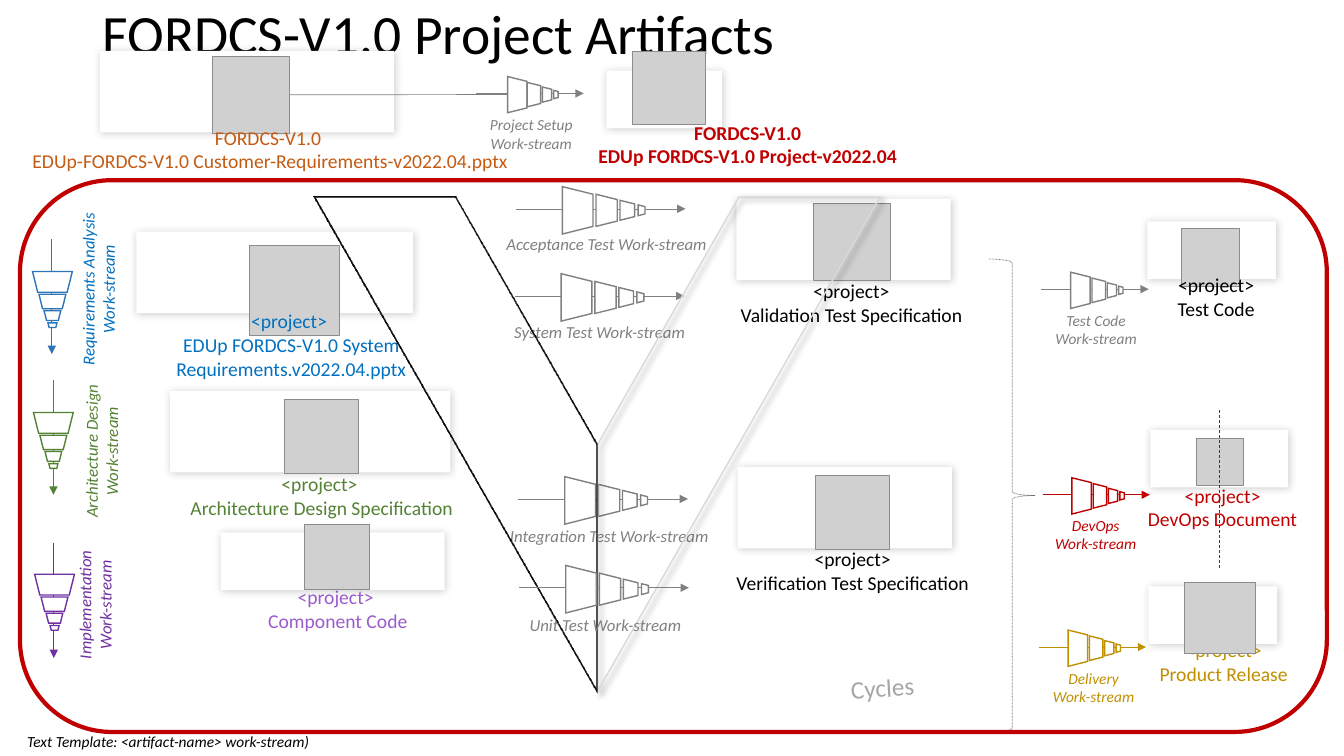
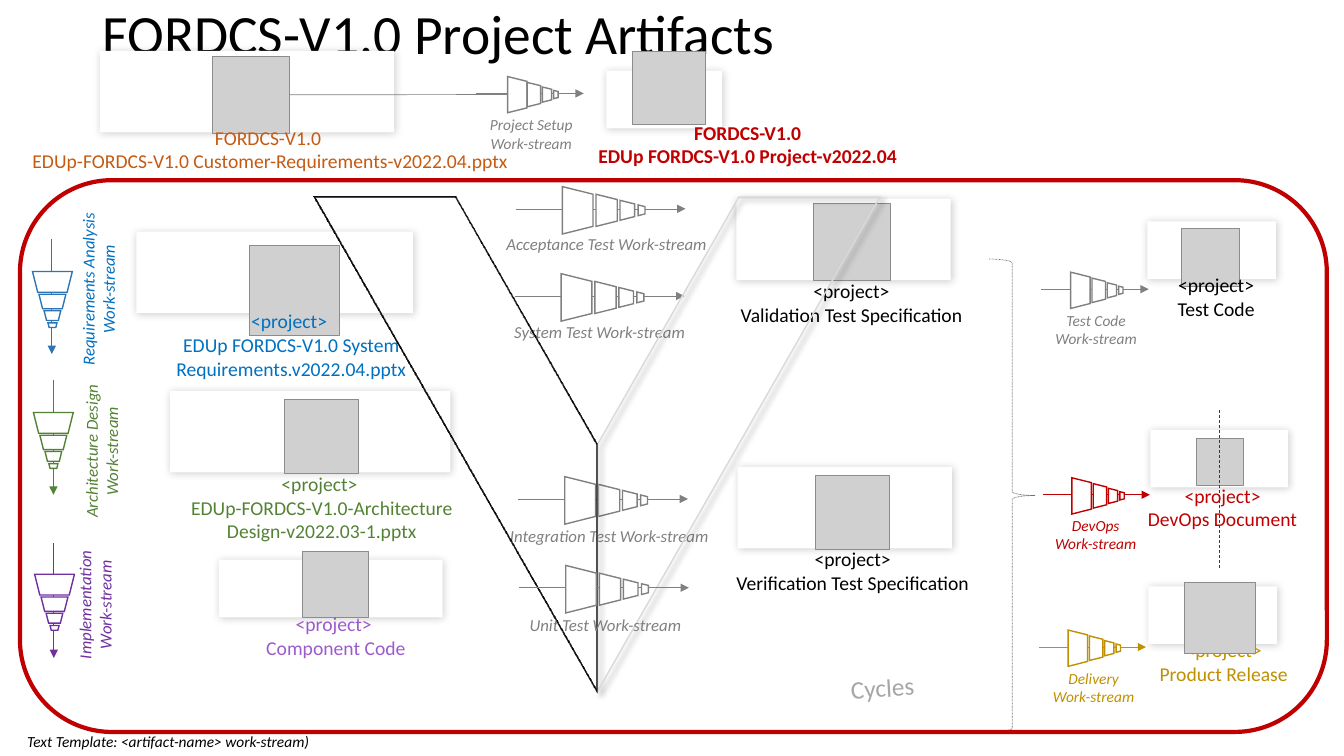
Before and after one commit to karacankos/smarthome-fordcs, a slide deck: slide 8 of fordcs-docs/EDUp FORDCS-V1.0 Project-v2022.04/1_EDUp FORDCS-V1.0 Planning.v2022.04.pptx (slide 9 before the commit). Drawn at 1344x756 pixels with LibreOffice and Linux fonts; fonts in the diff are those of the drawing; grey boxes stand for pictures. Boxes give left, top, right and bottom in pixels: in the first picture for what was removed or moved away, otherwise in the second. Text is boxed around its words. In the diff, an @@ line names an element or a change of style, - is before the commit and + after.

```diff
--- a/fordcs-docs/EDUp FORDCS-V1.0 Project-v2022.04/1_EDUp FORDCS-V1.0 Planning.v2022.04.pptx
+++ b/fordcs-docs/EDUp FORDCS-V1.0 Project-v2022.04/1_EDUp FORDCS-V1.0 Planning.v2022.04.pptx
@@ text at box(191, 501, 452, 542): text changed @@
-Architecture Design Specification
+EDUp-FORDCS-V1.0-Architecture Design-v2022.03-1.pptx
@@ 1 picture, 1 rectangle, 1 text: place and size @@
-1 picture, 1 rectangle, 1 text at box(221, 524, 445, 631)
+1 picture, 1 rectangle, 1 text at box(219, 552, 443, 658)
```
Also in this commit, not shown: 5 other slides changed, 1 slide added, 4 slides removed, 3 other files.
